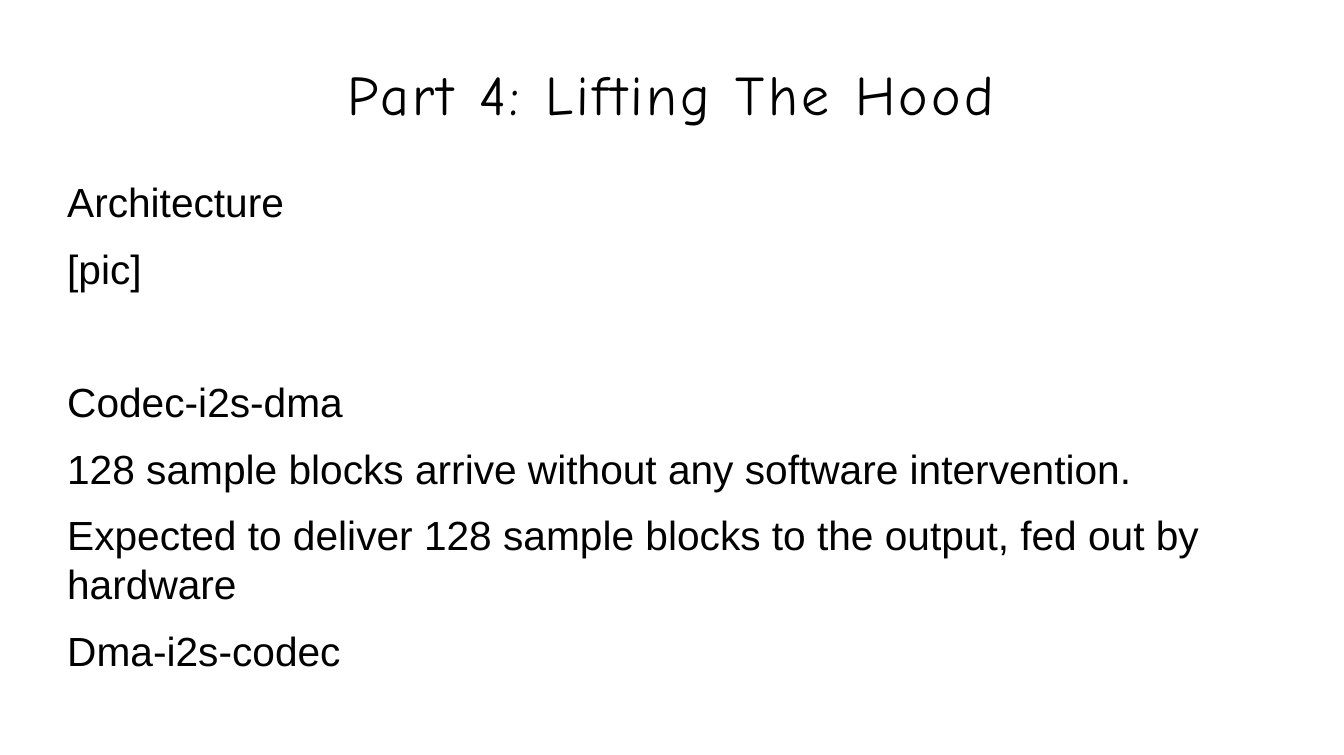
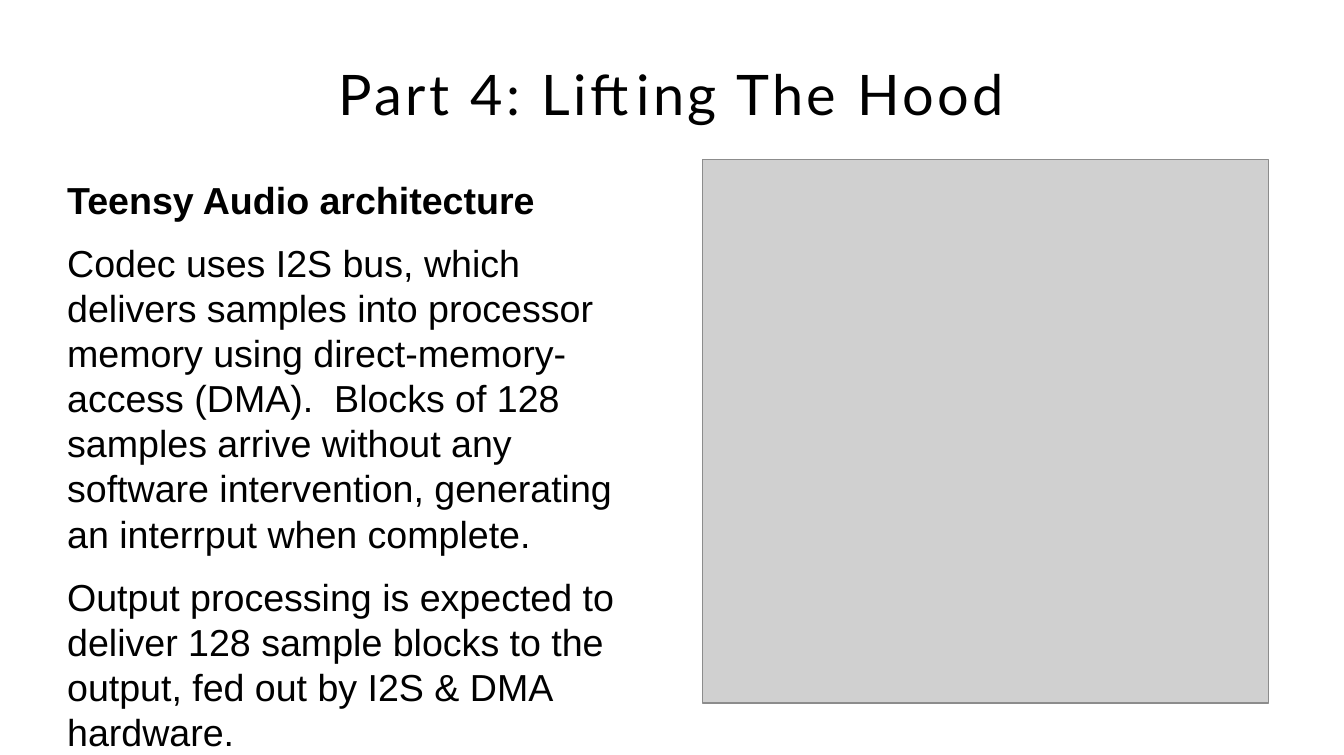
Before and after one commit to Jacquot-SFE/Teensy-synth-platform, a slide deck: slide 20 of presentation/slides/teensy-synthesis.odp (slide 19 before the commit). Drawn at 1344x755 pixels with LibreOffice and Linux fonts; fonts in the diff are those of the drawing; grey boxes stand for pictures; background and template pictures are left out. Boxes give left, top, right and bottom in pixels: in the first picture for what was removed or moved away, otherwise in the second. Text is boxed around its words. In the diff, an @@ line names an element or a change of style, - is before the commit and + after.

```diff
--- a/presentation/slides/teensy-synthesis.odp
+++ b/presentation/slides/teensy-synthesis.odp
@@ title "Part 4: Lifting The Hood" at <box>339,73,1004,116</box>: font Comic Neue to Lato @@
@@ picture added at <box>702,160,1268,704</box> @@
@@ text at <box>67,186,614,702</box>: text changed; size 24 to 22.2 pt @@
-Architecture
-[pic]
-Codec-i2s-dma
-128 sample blocks arrive without any software intervention.
-Expected to deliver 128 sample blocks to the output, fed out by hardware
-Dma-i2s-codec
+Teensy Audio architecture
+Codec uses I2S bus, which delivers samples into processor memory using direct-memory-access (DMA). Blocks of 128 samples arrive without any software intervention, generating an interrput when complete.
+Output processing is expected to deliver 128 sample blocks to the output, fed out by I2S & DMA hardware.
```
Also in this commit, not shown: 27 other slides changed, 1 slide added, 11 other files.
